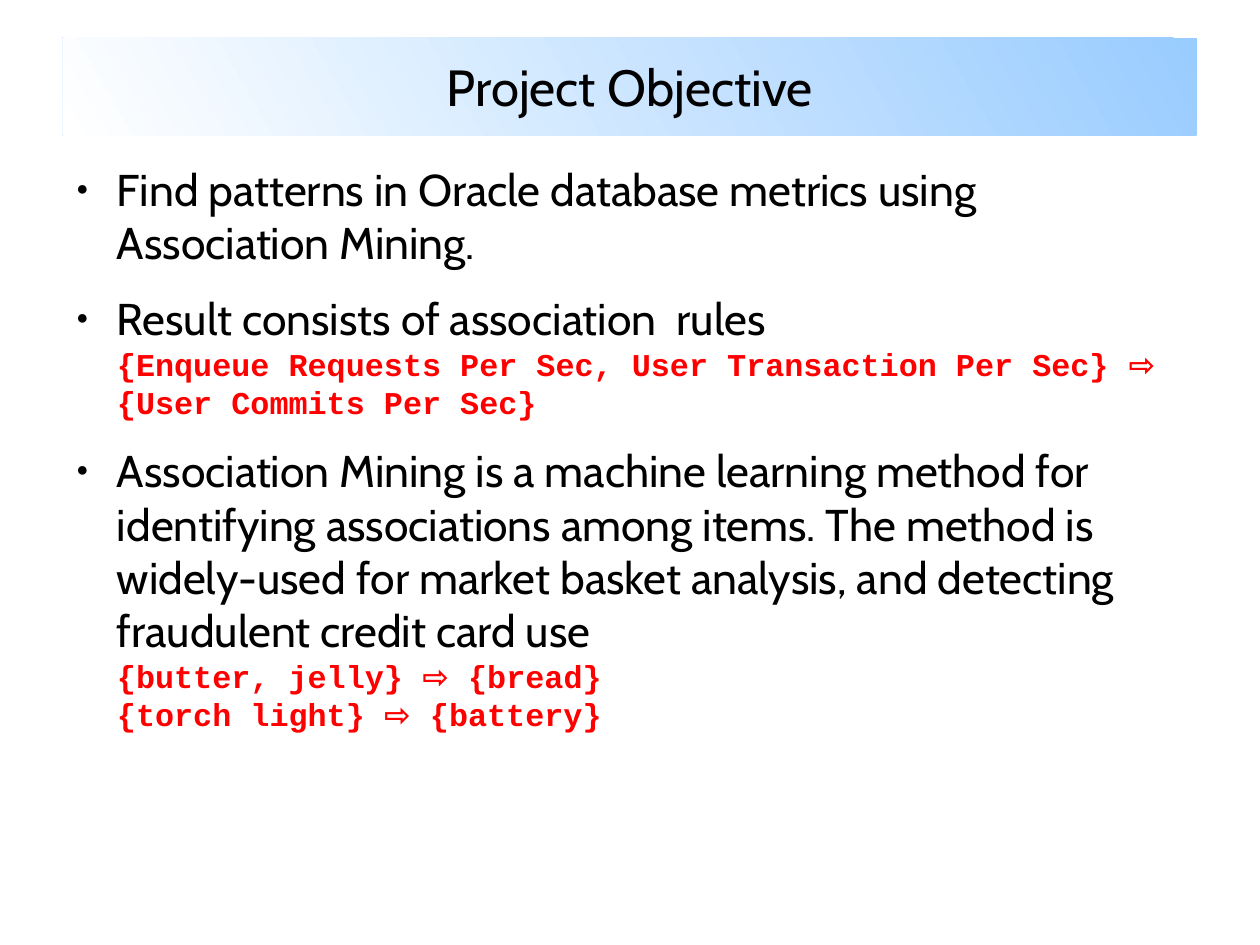
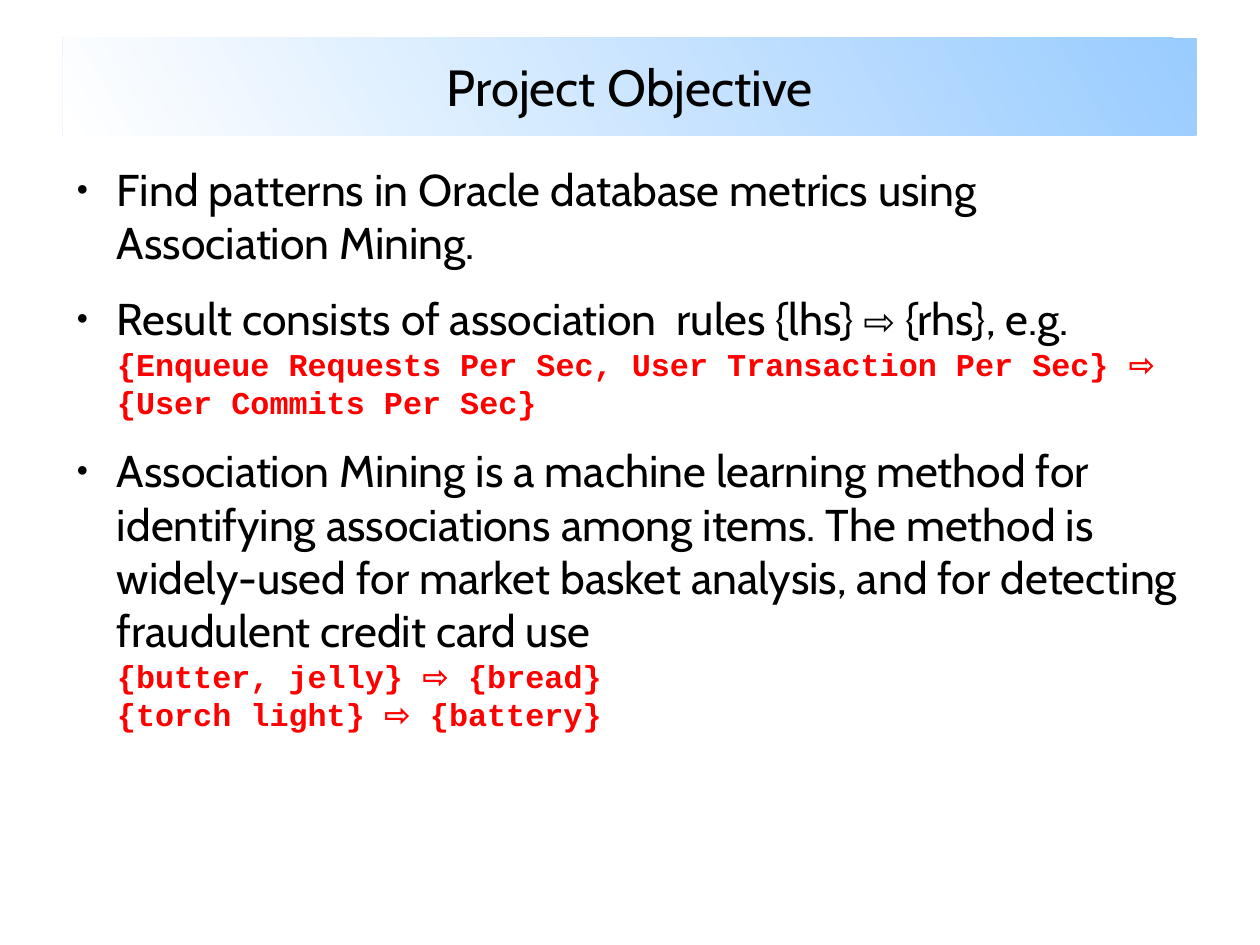
Before and after one commit to mbassi1364/CAS-Applied-Data-Science, a slide deck: slide 2 of Machine-Learning-Project/project.1/metriken.2020-03-14/analysis/prod.dba_hist_sysmetric_summary.2020-02-12-bis-2020-03-14/Report/bassi_oracle_metrics_association_mining.odp. Drawn at 1260x945 pixels with LibreOffice and Linux fonts; fonts in the diff are those of the drawing. Boxes give left, top, right and bottom in pixels: in the first picture for what was removed or moved away, otherwise in the second. Text is boxed around its words. In the diff, an @@ line names an element or a change of style, - is before the commit and + after.

Commit message:
Folien bis mit 8

```diff
--- a/Machine-Learning-Project/project.1/metriken.2020-03-14/analysis/prod.dba_hist_sysmetric_summary.2020-02-12-bis-2020-03-14/Report/bassi_oracle_metrics_association_mining.odp
+++ b/Machine-Learning-Project/project.1/metriken.2020-03-14/analysis/prod.dba_hist_sysmetric_summary.2020-02-12-bis-2020-03-14/Report/bassi_oracle_metrics_association_mining.odp
@@ text at <box>117,301,1177,733</box>: text changed @@
-● Result consists of association rules
-  {Enqueue Requests Per Sec, User Transaction Per Sec} ⇨
-  {User Commits Per Sec}
-● Association Mining is a machine learning method for identifying associations among items. The method is widely-used for market basket analysis, and detecting fraudulent credit card use
-  {butter, jelly} ⇨ {bread}
-  {torch light} ⇨ {battery}
+● Result consists of association rules {lhs} ⇨ {rhs}, e.g.
+  {Enqueue Requests Per Sec, User Transaction Per Sec} ⇨
+  {User Commits Per Sec}
+● Association Mining is a machine learning method for identifying associations among items. The method is widely-used for market basket analysis, and for detecting fraudulent credit card use
+  {butter, jelly} ⇨ {bread}
+  {torch light} ⇨ {battery}
```
Also in this commit, not shown: 1 other slide changed, 3 slides added.
